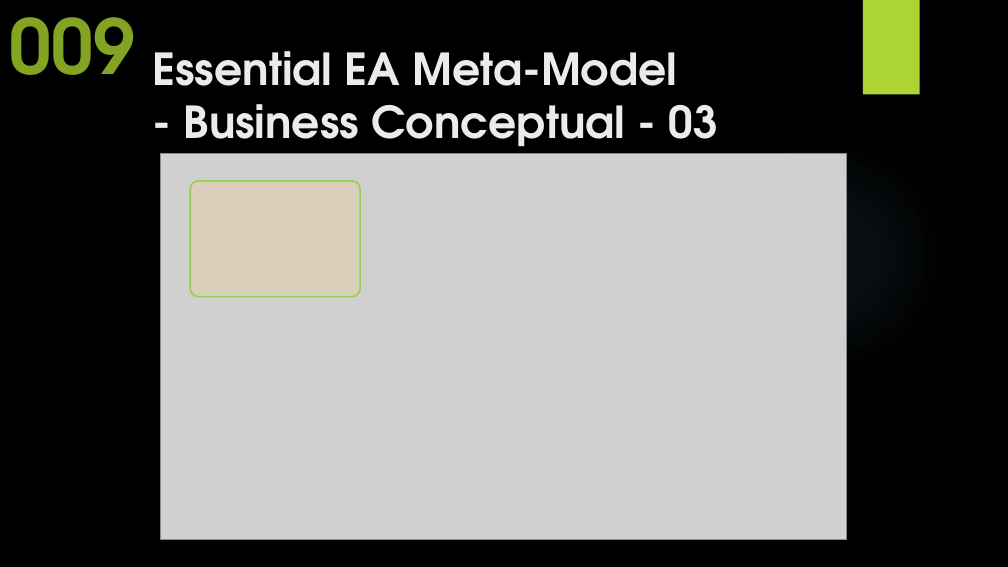
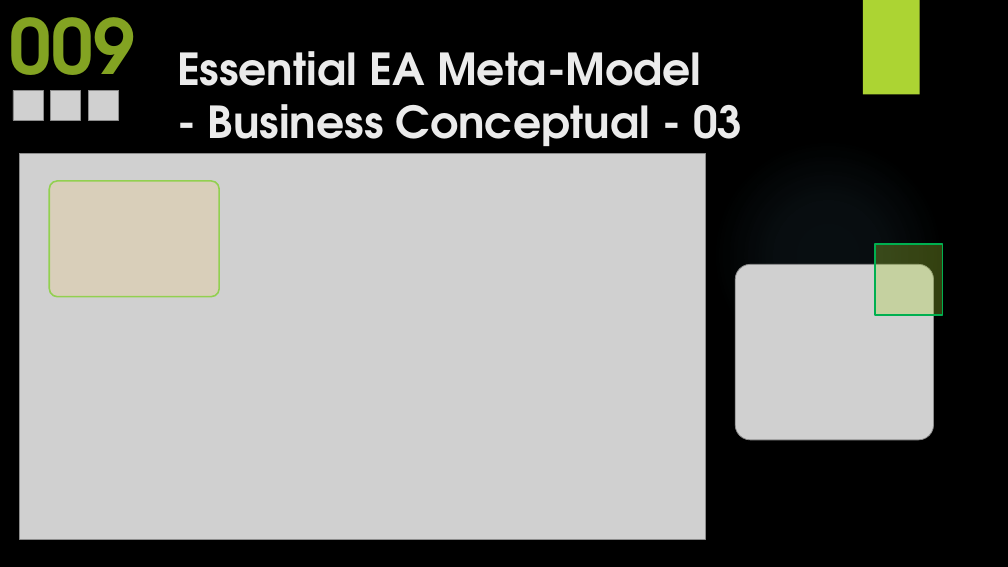
Before and after one commit to yasenstar/EA_MetaModel, a slide deck: slide 9 of Master_EAS_Meta-Model.pptx. Drawn at 1008x567 pixels with LibreOffice and Linux fonts; fonts in the diff are those of the drawing; grey boxes stand for pictures; background and template pictures are left out. Boxes give left, top, right and bottom in pixels: in the first picture for what was removed or moved away, otherwise in the second. Text is boxed around its words. In the diff, an @@ line names an element or a change of style, - is before the commit and + after.

```diff
--- a/Master_EAS_Meta-Model.pptx
+++ b/Master_EAS_Meta-Model.pptx
@@ title "Essential EA Meta-Model - Business ...": place and size @@
-title "Essential EA Meta-Model - Business ..." at (153, 51, 718, 157)
+title "Essential EA Meta-Model - Business ..." at (177, 51, 742, 157)
@@ picture added at (13, 91, 43, 121) @@
@@ picture added at (51, 91, 81, 121) @@
@@ picture added at (88, 91, 119, 121) @@
@@ picture: place and size @@
-picture at (160, 154, 846, 540)
+picture at (20, 154, 706, 540)
@@ rounded rectangle: place and size @@
-rounded rectangle at (191, 181, 361, 296)
+rounded rectangle at (49, 181, 219, 296)
@@ picture added at (736, 265, 934, 440) @@
@@ rectangle added at (875, 244, 943, 315), fill #ACD433 at 30% opacity, outline #00B050 1.5 pt @@
```
Also in this commit, not shown: 2 other slides changed, 3 slides added, 3 other files.
